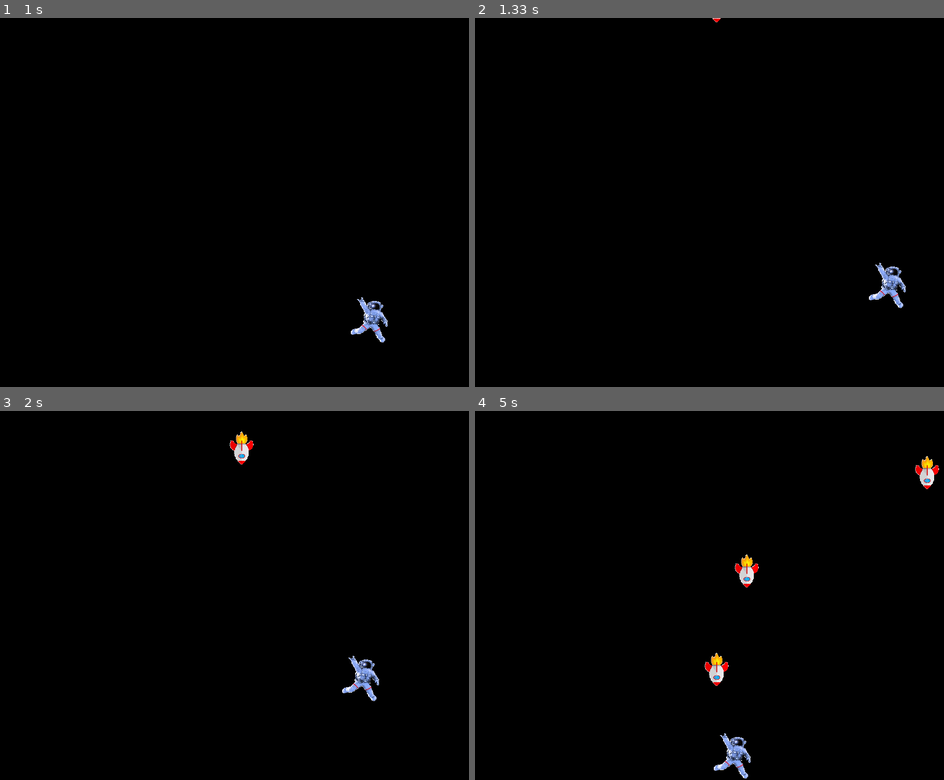
Above: before the commit, frames 1-4 (two rows, left to right).
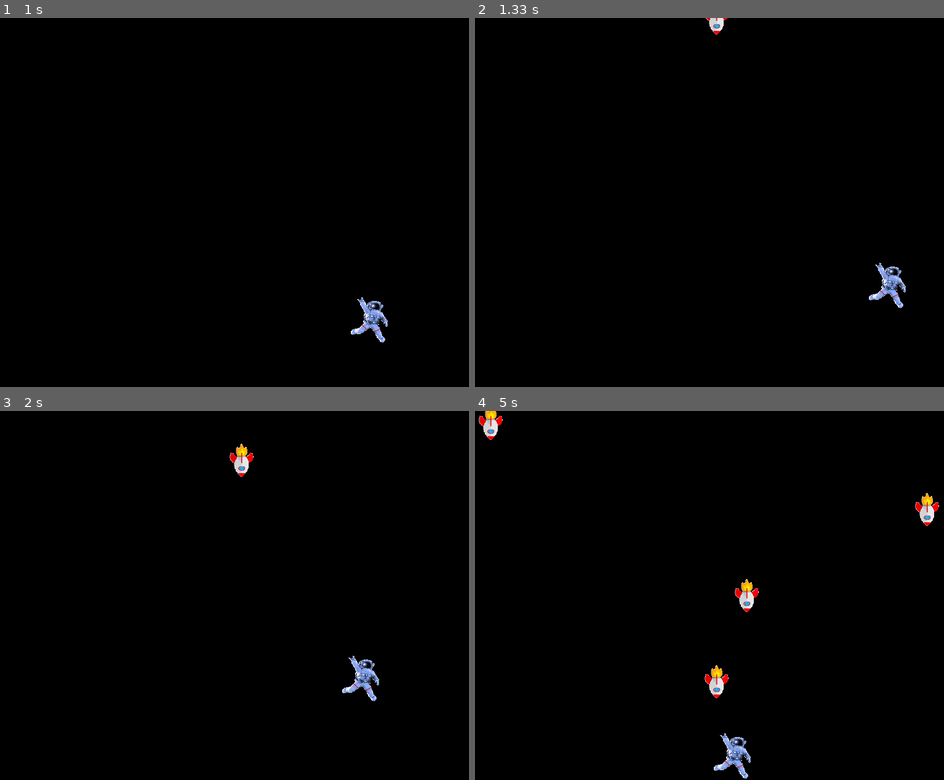
Above: after the commit, the same moments.

Repository: rupesh3433/space-shooter-game
Game: pygame game, started from pygame_space_shooter.py
The game is run twice, just before and just after one commit, with the same random seed, the same clock (stepped at 60 frames per second) and the same inputs.
Inputs:
- Up to frame 1 (1 s): hold Right 0.33-0.8 s; hold Up from 0.83 s (still down)
- Up to frame 2 (1.33 s): release Up at 1.13 s; hold Right from 1.17 s (still down)
- Up to frame 3 (2 s): release Right at 1.63 s; hold Left from 1.67 s (still down)
- Up to frame 4 (5 s): release Left at 2.2 s; hold Down 2.23-2.53 s; hold Left 2.57-2.97 s; hold Up 3-3.37 s; hold Right 3.4-4.03 s; hold Down 4.07-4.43 s; hold Left 4.47-4.93 s; hold Right from 4.97 s (still down)

Frame 1 is identical in both runs. In frame 2, 0.1% of the frame differs, in the area x 49-54%, y 0-5%; in frame 3, 0.4%; in frame 4, 1.6%, in the area x 0-99%, y 0-78%.

Commit message:
Enemy span time changed

Diff:
--- a/pygame_space_shooter.py
+++ b/pygame_space_shooter.py
@@ -40,7 +40,7 @@
 # Enemies
 enemies = []
 enemy_speed = 2
-enemy_spawn_time = 80  # Number of frames between enemy spawns
+enemy_spawn_time = 70  # Number of frames between enemy spawns
 enemy_timer = 0
 
 # Main loop
